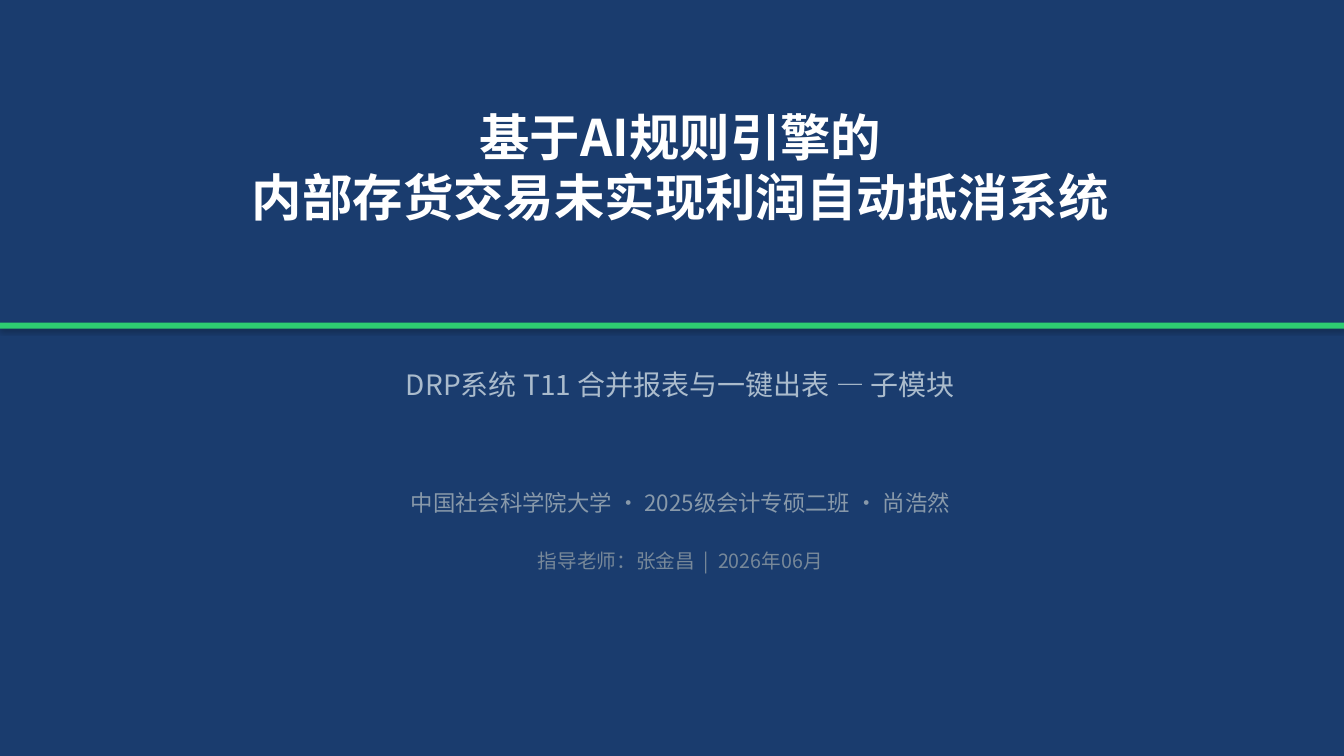
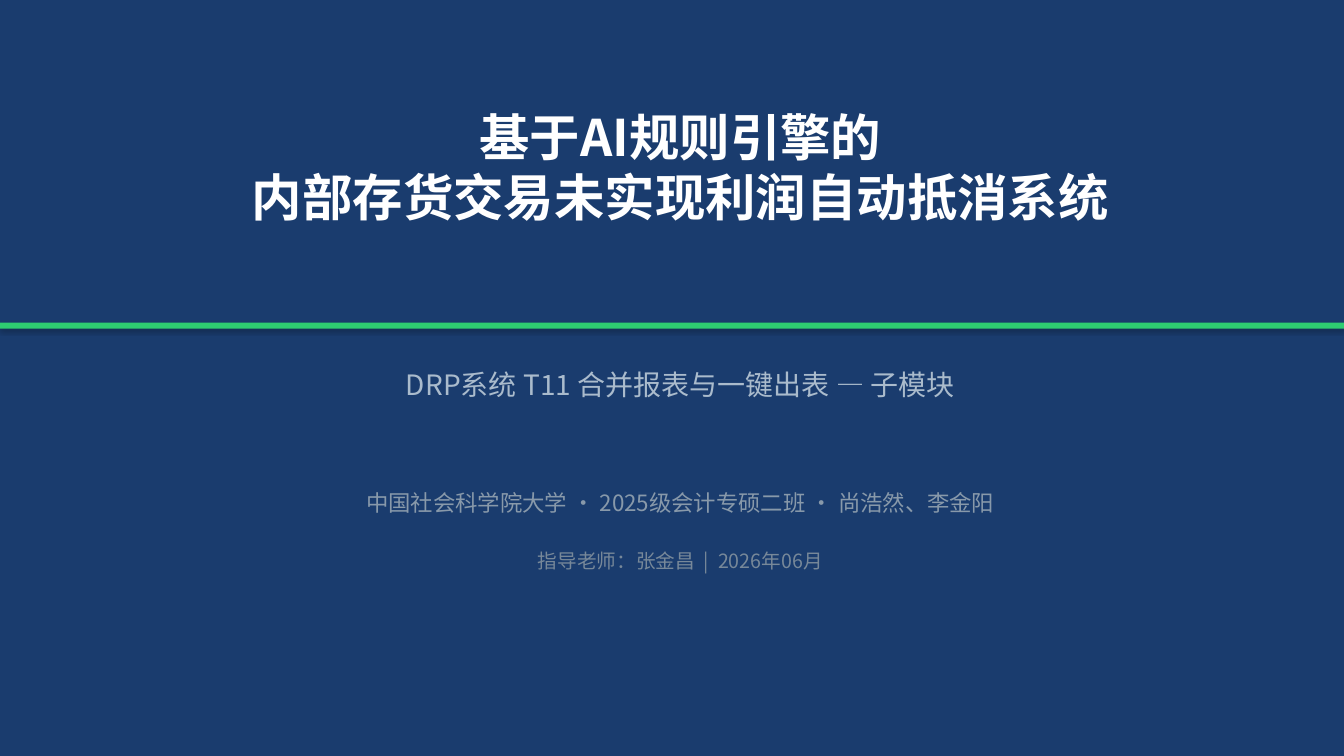
Before and after one commit to Seker413/t11-consolidation, a slide deck: slide 1 of T11-介绍PPT-v2.pptx. Drawn at 1344x756 pixels with LibreOffice and Linux fonts; fonts in the diff are those of the drawing. Boxes give left, top, right and bottom in pixels: in the first picture for what was removed or moved away, otherwise in the second. Text is boxed around its words. In the diff, an @@ line names an element or a change of style, - is before the commit and + after.

```diff
--- a/T11-介绍PPT-v2.pptx
+++ b/T11-介绍PPT-v2.pptx
@@ text at (366,492,994,513): text changed @@
-中国社会科学院大学 · 2025级会计专硕二班 · 尚浩然
+中国社会科学院大学 · 2025级会计专硕二班 · 尚浩然、李金阳
```
Also in this commit, not shown: 1 other slide changed, 5 other files.
